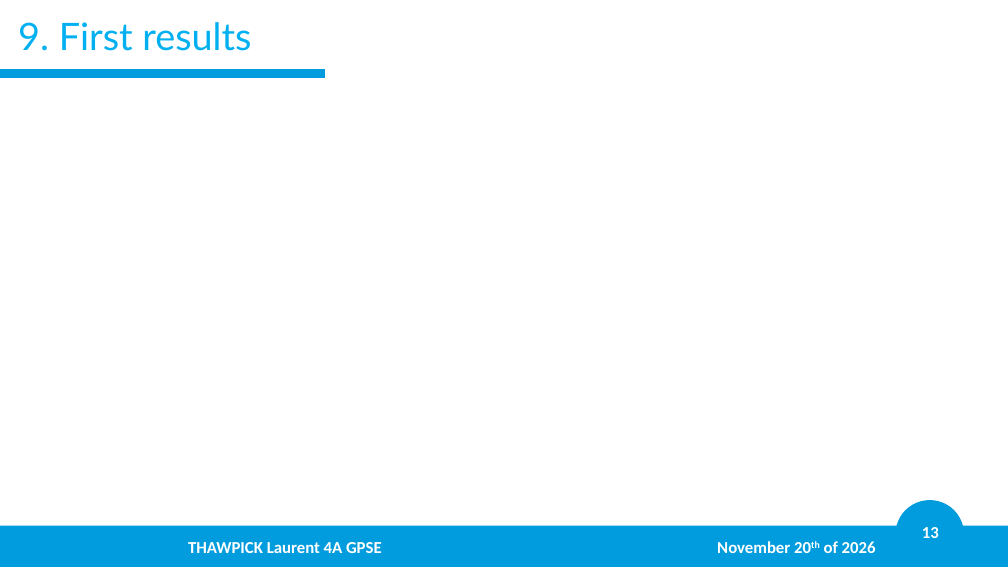
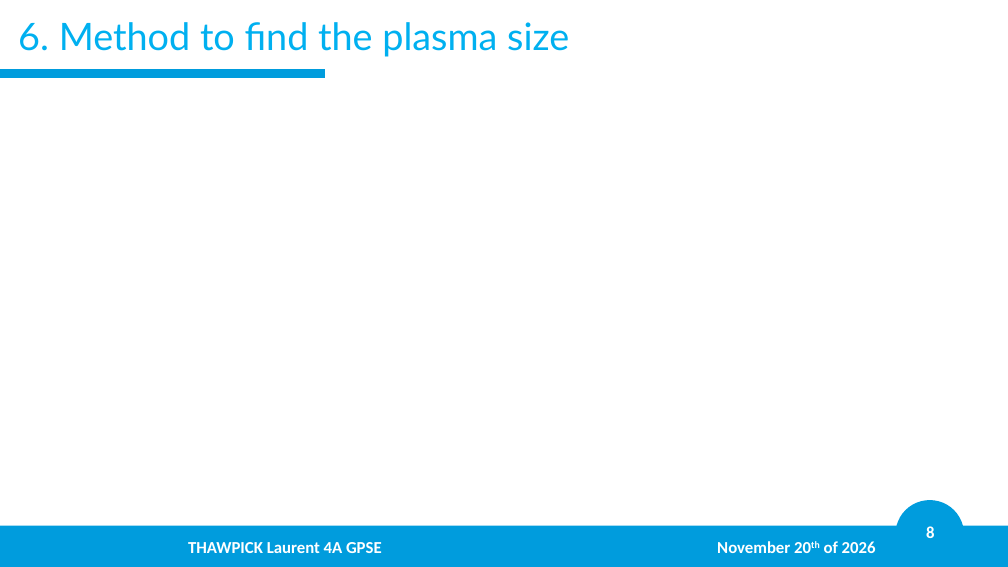
Before and after one commit to LaurentThaw/plasma-tubing, a slide deck: slide 8 of PDR for 20.11.26/PDR.pptx (slide 13 before the commit). Drawn at 1008x567 pixels with LibreOffice and Linux fonts; fonts in the diff are those of the drawing; background and template pictures are left out. Boxes give left, top, right and bottom in pixels: in the first picture for what was removed or moved away, otherwise in the second. Text is boxed around its words. In the diff, an @@ line names an element or a change of style, - is before the commit and + after.

```diff
--- a/PDR for 20.11.26/PDR.pptx
+++ b/PDR for 20.11.26/PDR.pptx
@@ title at [18,22,569,57]: text changed @@
-9. First results
+6. Method to find the plasma size
@@ page number at [926,526,934,538]: text changed @@
-13
+8
```
Also in this commit, not shown: 7 other slides changed, 4 slides added, 3 slides removed, 3 other files.
